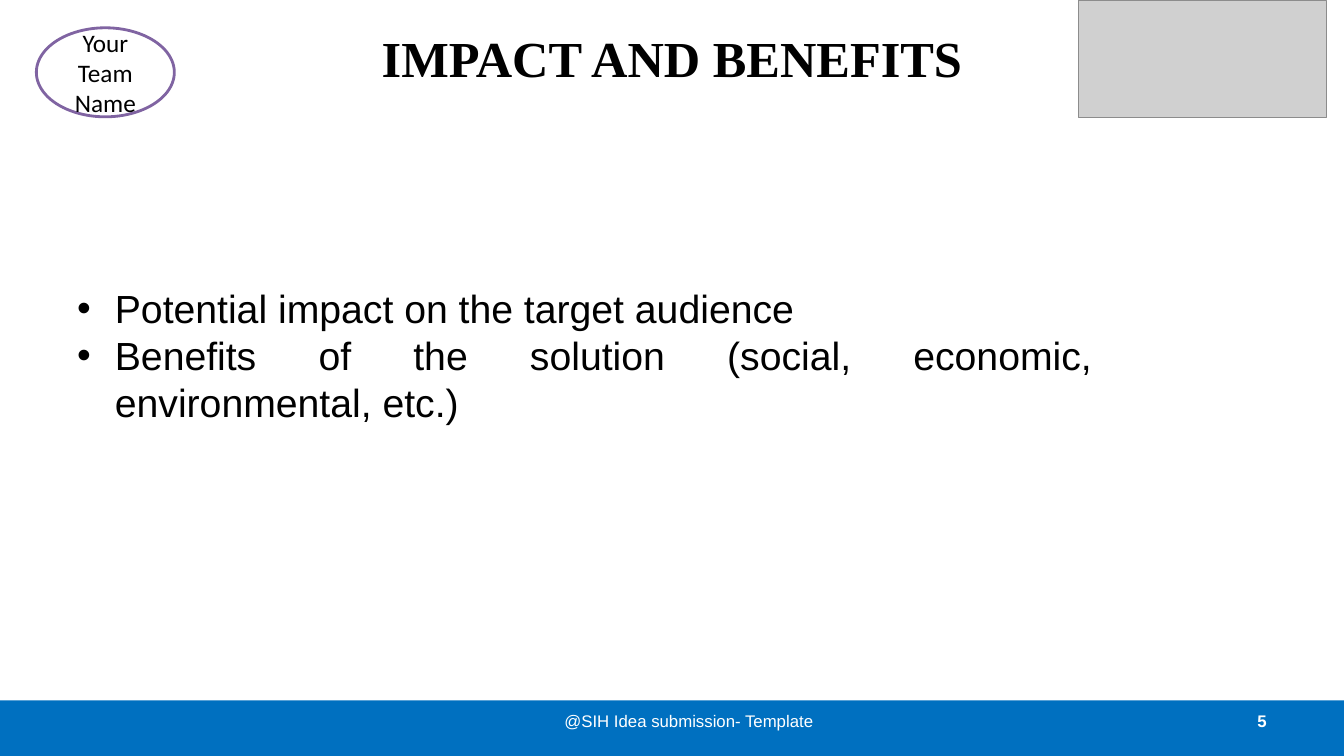
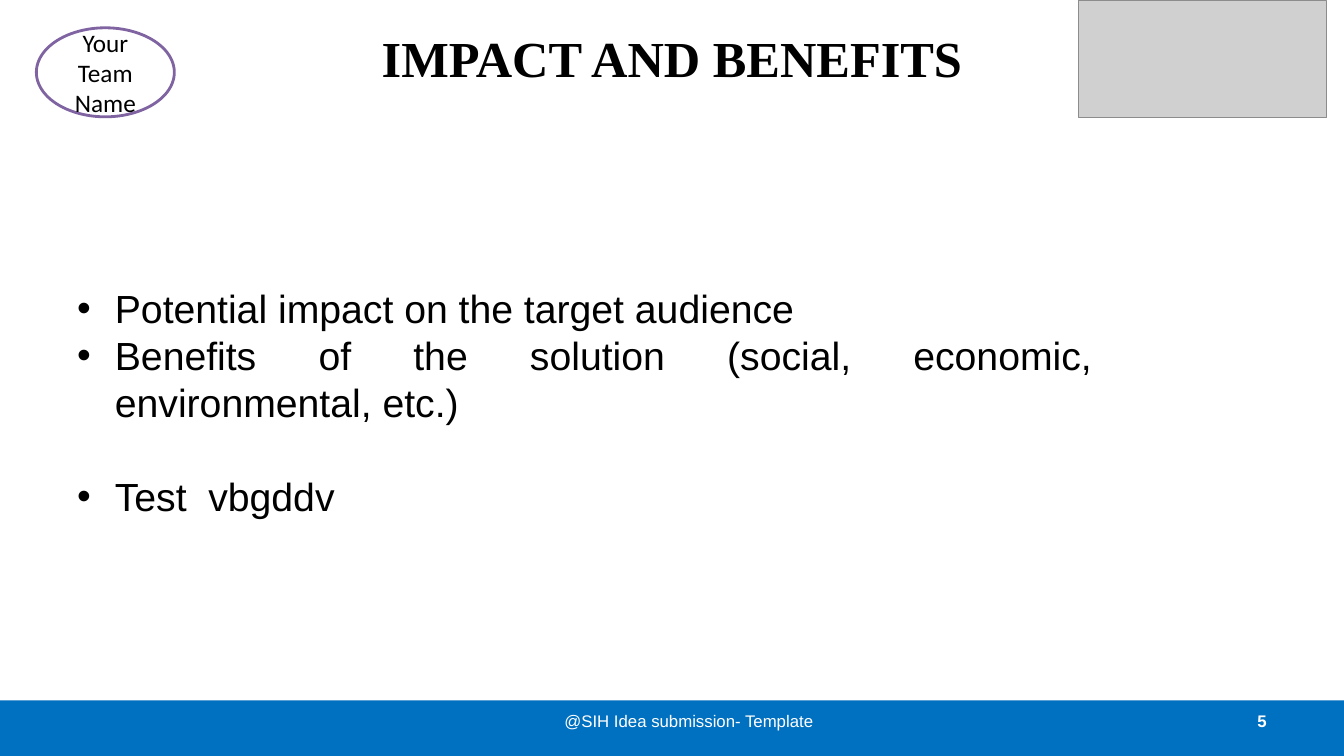
Before and after one commit to HarshaTalap1474/SIH, a slide deck: slide 5 of documentations/SIH.pptx. Drawn at 1344x756 pixels with LibreOffice and Linux fonts; fonts in the diff are those of the drawing; grey boxes stand for pictures. Boxes give left, top, right and bottom in pixels: in the first picture for what was removed or moved away, otherwise in the second. Text is boxed around its words. In the diff, an @@ line names an element or a change of style, - is before the commit and + after.

Commit message:
Testing the PPT sharing options

```diff
--- a/documentations/SIH.pptx
+++ b/documentations/SIH.pptx
@@ text at bbox=[115, 482, 334, 519]: paragraph added @@
+• Test vbgddv
```
